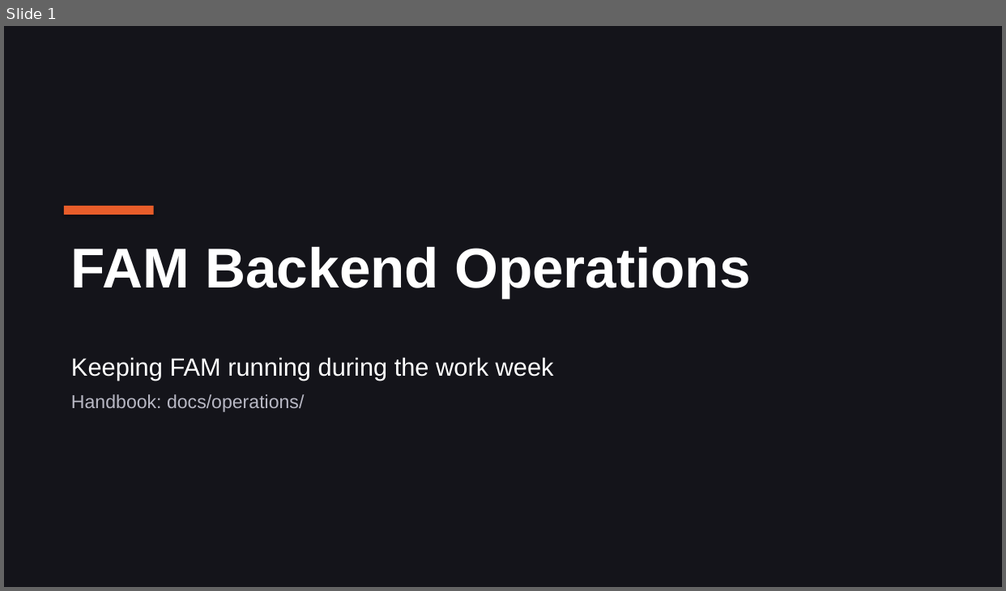
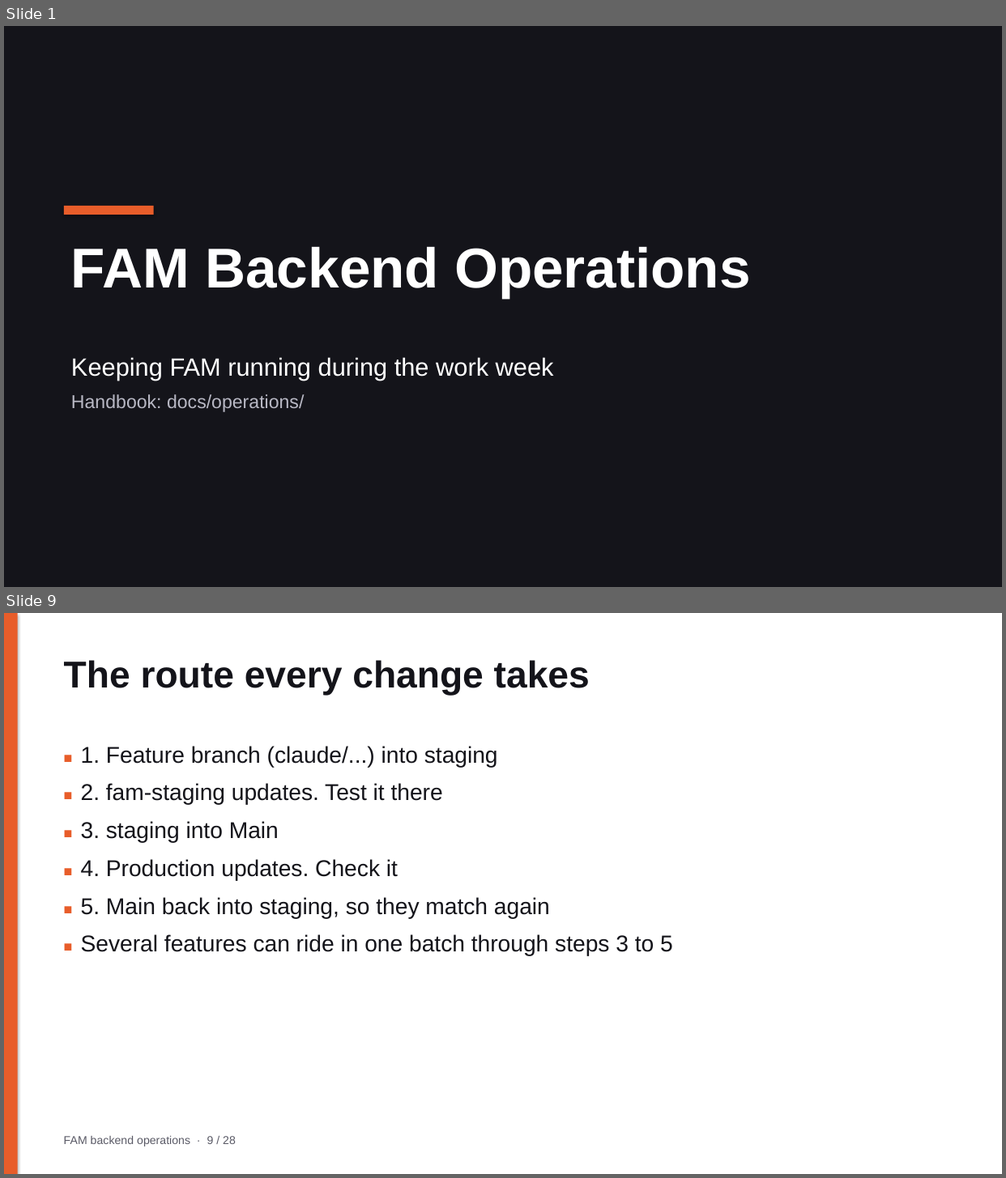
Before and after one commit to tjweingart-byte/FAM, a slide deck: docs/operations/FAM_Backend_Operations.pptx. Shown one above the other, each under a label of ours: slide 1 before the commit, slides 1 and 9 after it; the slides between them are not shown. The pictures are 1006x591 and 1006x1178 pixels, drawn with LibreOffice and Linux fonts; fonts in the diff are those of the drawing. Boxes give left, top, right and bottom in pixels: in the first picture for what was removed or moved away, otherwise in the second. Text is boxed around its words. In the diff, an @@ line names an element or a change of style, - is before the commit and + after.

```diff
--- a/docs/operations/FAM_Backend_Operations.pptx
+++ b/docs/operations/FAM_Backend_Operations.pptx
@@ slide 9 added at <box>4,613,1002,1174</box>, background #FFFFFF @@
@@ rectangle added at <box>4,613,18,1174</box>, fill #E85D2A @@
@@ text added at <box>64,660,590,695</box>, 36 pt, text #14141A, bold @@
+The route every change takes
@@ text added at <box>81,746,673,956</box>, 22 pt, text #14141A @@
+■ 1. Feature branch (claude/...) into staging
+■ 2. fam-staging updates. Test it there
+■ 3. staging into Main
+■ 4. Production updates. Check it
+■ 5. Main back into staging, so they match again
+■ Several features can ride in one batch through steps 3 to 5
@@ text added at <box>64,1136,236,1147</box>, 11 pt, text #5A5A66 @@
+FAM backend operations · 9 / 28
```
Also in this commit, not shown: 22 slides changed, 4 other slides added, 15 other files.
